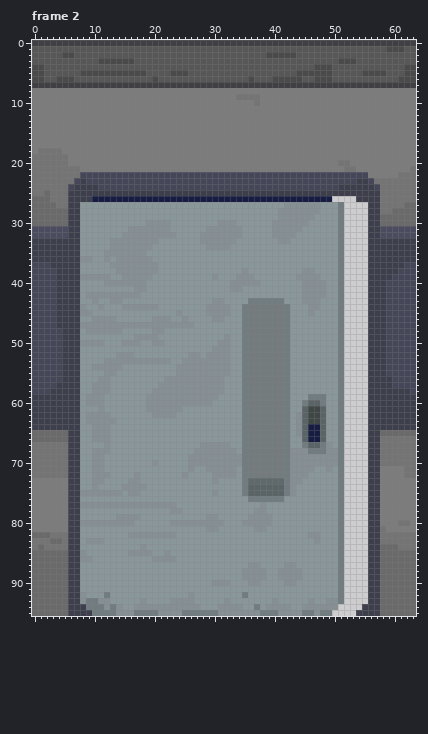
Two versions of one pixel-art file, Assets/Art/Aseprite/Environment/Room Parts/OfficeDoorwayDoor.aseprite. Above is the file before it was changed.
64x96 pixels, 16 frames. Colours within 5 levels of each other are drawn and written as one. Shown: frame 2. The commit also changed other frames, which this record leaves out.
The same view after the edit:
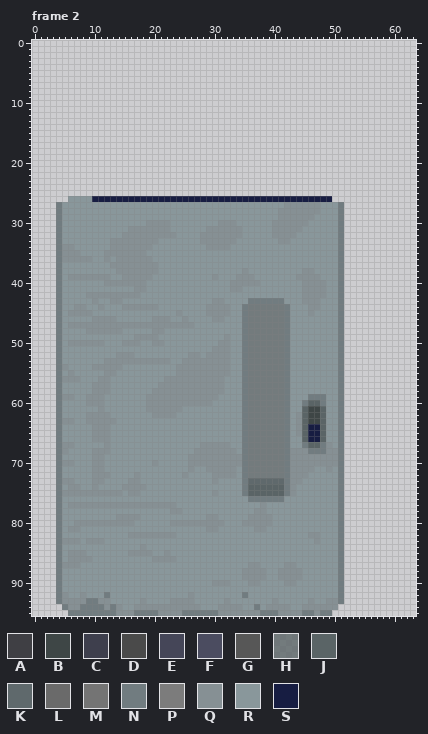
Palette (. is transparent): A #3f3f44  B #3e4646  C #3e3f4d  D #4a4a4a  E #454658  F #4b4c60  G #575757  H #5a6466c8  J #5a6466  K #5f696c  L #6a6a6a  M #747474  N #717c80  P #7c7c7c  Q #869094  R #89979b  S #171d42
From old to new:
layer "Layer" now hidden
Changed rows in their new state; - is an unchanged pixel.
Frame 2:
first column x 0:
 0 ................................................................
 1 ................................................................
 2 ................................................................
 3 ................................................................
 4 ................................................................
 5 ................................................................
 6 ................................................................
 7 ................................................................
 8 ................................................................
 9 ................................................................
10 ................................................................
11 ................................................................
12 ................................................................
13 ................................................................
14 ................................................................
15 ................................................................
16 ................................................................
17 ................................................................
18 ................................................................
19 ................................................................
20 ................................................................
21 ................................................................
22 ................................................................
23 ................................................................
24 ................................................................
25 ................................................................
26 ......RRRR--------------------------------------------..........
27 ....NRRR------------------------------------------------........
28 ....NRRR------------------------------------------------........
29 ....NRRR------------------------------------------------........
30 ....NRRR------------------------------------------------........
31 ....NRRR------------------------------------------------........
32 ....NRRR------------------------------------------------........
33 ....NRRR------------------------------------------------........
34 ....NQQR------------------------------------------------........
35 ....NQQQ------------------------------------------------........
36 ....NQQQ------------------------------------------------........
37 ....NRRR------------------------------------------------........
38 ....NRRR------------------------------------------------........
39 ....NRQQ------------------------------------------------........
40 ....NRRR------------------------------------------------........
41 ....NRRR------------------------------------------------........
42 ....NRRR------------------------------------------------........
43 ....NRRR------------------------------------------------........
44 ....NRRQ------------------------------------------------........
45 ....NRQQ------------------------------------------------........
46 ....NRRR------------------------------------------------........
47 ....NRQQ------------------------------------------------........
48 ....NRRR------------------------------------------------........
49 ....NRRR------------------------------------------------........
50 ....NRQQ------------------------------------------------........
51 ....NRRR------------------------------------------------........
52 ....NRRR------------------------------------------------........
53 ....NRRR------------------------------------------------........
54 ....NQRR------------------------------------------------........
55 ....NRQR------------------------------------------------........
56 ....NQQQ------------------------------------------------........
57 ....NRRR------------------------------------------------........
58 ....NRRR------------------------------------------------........
59 ....NQQR------------------------------------------------........
60 ....NRRR------------------------------------------------........
61 ....NRRR------------------------------------------------........
62 ....NRRR------------------------------------------------........
63 ....NQQR------------------------------------------------........
64 ....NRRR------------------------------------------------........
65 ....NRRR------------------------------------------------........
66 ....NRRR------------------------------------------------........
67 ....NQQR------------------------------------------------........
68 ....NQRR------------------------------------------------........
69 ....NRRR------------------------------------------------........
70 ....NQQR------------------------------------------------........
71 ....NRRR------------------------------------------------........
72 ....NRRR------------------------------------------------........
73 ....NQQR------------------------------------------------........
74 ....NRQQ------------------------------------------------........
75 ....NQQQ------------------------------------------------........
76 ....NRRR------------------------------------------------........
77 ....NRQQ------------------------------------------------........
78 ....NRRR------------------------------------------------........
79 ....NRRR------------------------------------------------........
80 ....NRRQ------------------------------------------------........
81 ....NRQQ------------------------------------------------........
82 ....NRRR------------------------------------------------........
83 ....NQQQ------------------------------------------------........
84 ....NRRR------------------------------------------------........
85 ....NRQQ------------------------------------------------........
86 ....NRQQ------------------------------------------------........
87 ....NQQQ------------------------------------------------........
88 ....NRRR------------------------------------------------........
89 ....NRRR------------------------------------------------........
90 ....NRRR------------------------------------------------........
91 ....NRRR------------------------------------------------........
92 ....NQRR------------------------------------------------........
93 ....NQQQ------------------------------------------------........
94 .....NQQN----------------------------------------------.........
95 ......NNNN--------------------------------------------..........
Pixel boxes of the changes (left, top, right, bottom) in both pictures:
changed: (32, 40, 416, 616)
